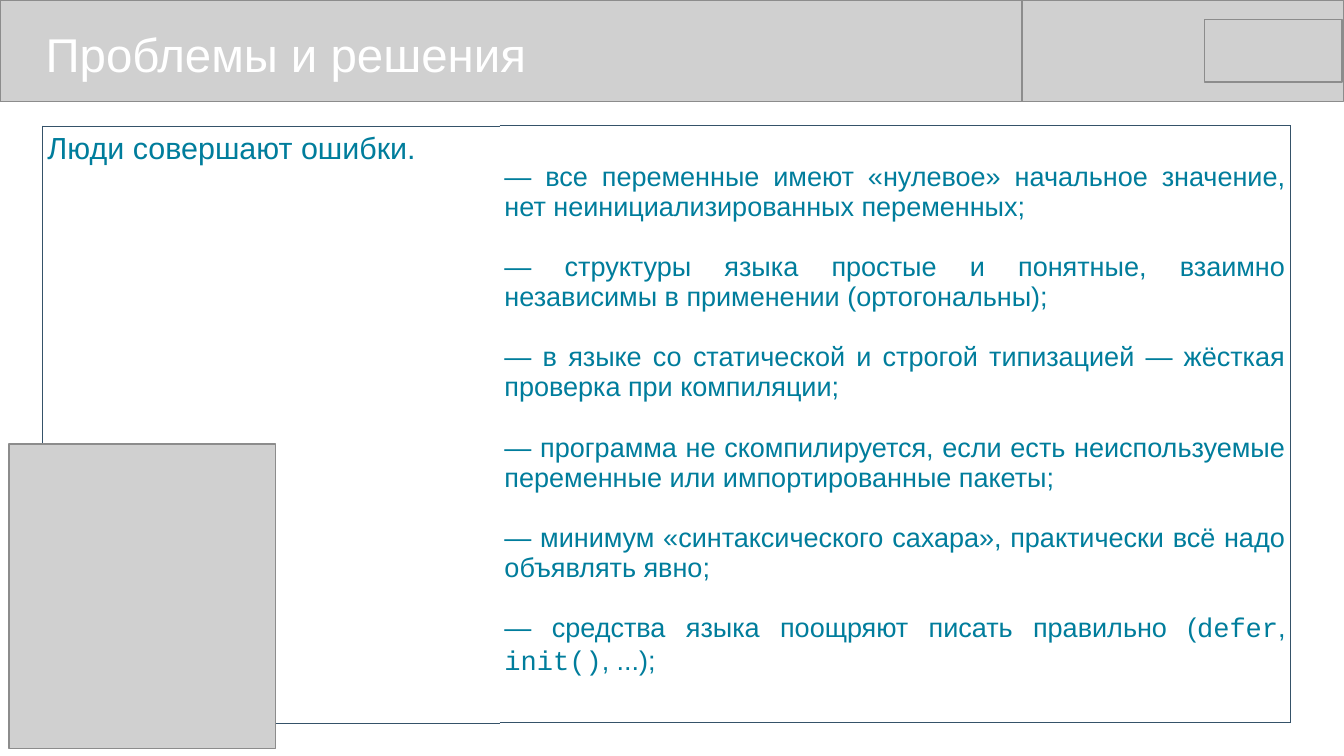
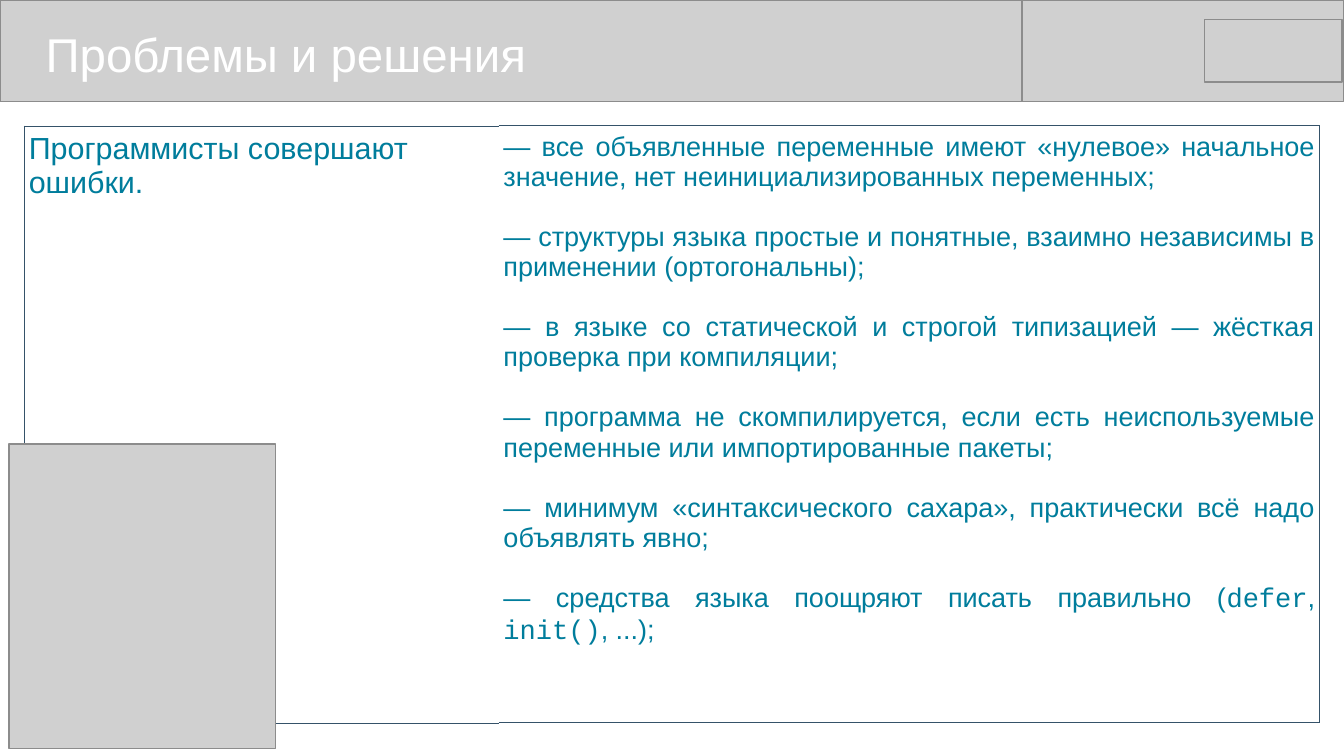
Before and after one commit to mike-shock/Go_language, a slide deck: slide 6 of view/Go_View.odp. Drawn at 1344x756 pixels with LibreOffice and Linux fonts; fonts in the diff are those of the drawing; grey boxes stand for pictures. Boxes give left, top, right and bottom in pixels: in the first picture for what was removed or moved away, otherwise in the second. Text is boxed around its words. In the diff, an @@ line names an element or a change of style, - is before the commit and + after.

```diff
--- a/view/Go_View.odp
+++ b/view/Go_View.odp
@@ table at <box>24,126,1321,682</box> @@
-row 1, column 1: Люди совершают ошибки.
+row 1, column 1: Программисты совершают ошибки.
-row 1, column 2: — все переменные имеют «нулевое» начальное значение, нет неинициализированных переменных; / — структуры языка простые и понятные, взаимно независимы в применении (ортогональны); / — в языке со статической и строгой типизацией — жёсткая проверка при компиляции; / — программа не скомпилируется, если есть неиспользуемые переменные или импортированные пакеты; / — минимум «синтаксического сахара», практически всё надо объявлять явно; / — средства языка поощряют писать правильно (defer, init(), ...);
+row 1, column 2: — все объявленные переменные имеют «нулевое» начальное значение, нет неинициализированных переменных; / — структуры языка простые и понятные, взаимно независимы в применении (ортогональны); / — в языке со статической и строгой типизацией — жёсткая проверка при компиляции; / — программа не скомпилируется, если есть неиспользуемые переменные или импортированные пакеты; / — минимум «синтаксического сахара», практически всё надо объявлять явно; / — средства языка поощряют писать правильно (defer, init(), ...);
@@ table: place and size @@
-table at <box>43,126,1292,682</box>
+table at <box>24,126,1321,682</box>
```
Also in this commit, not shown: 11 other slides changed, 3 other files.
